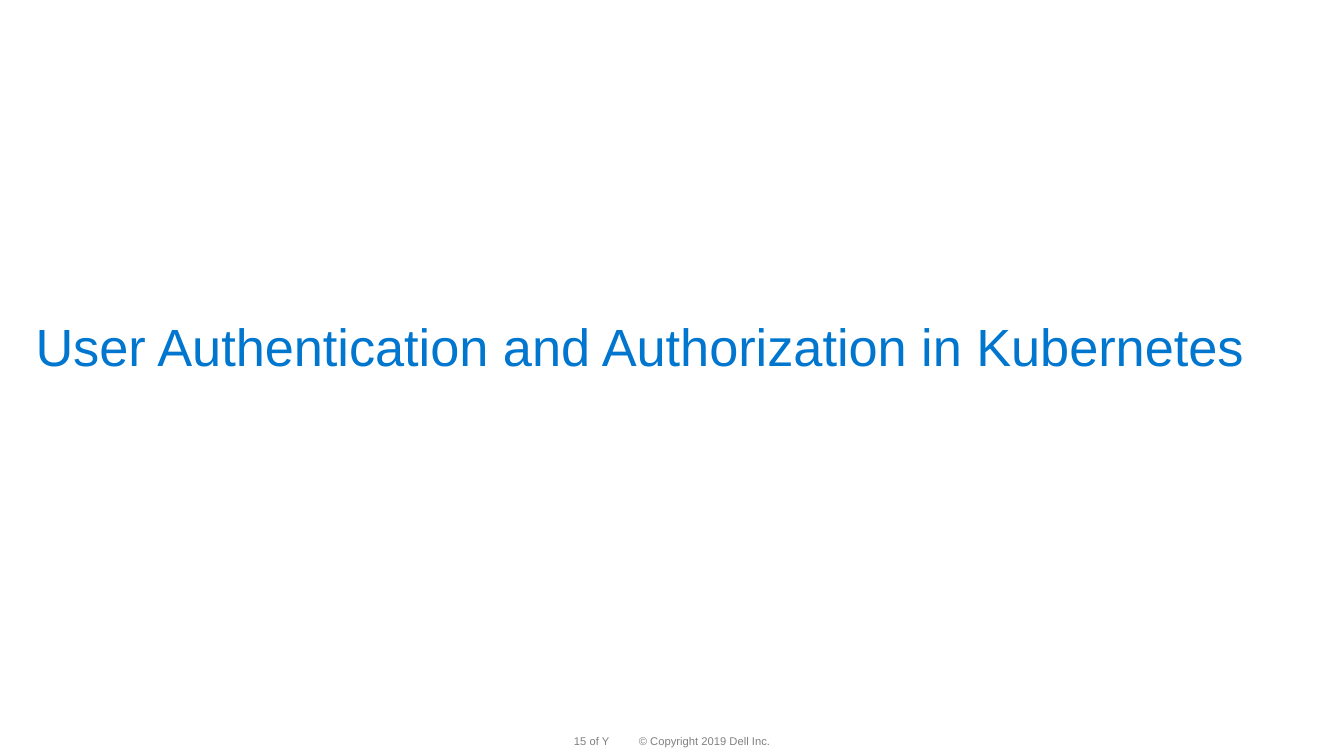
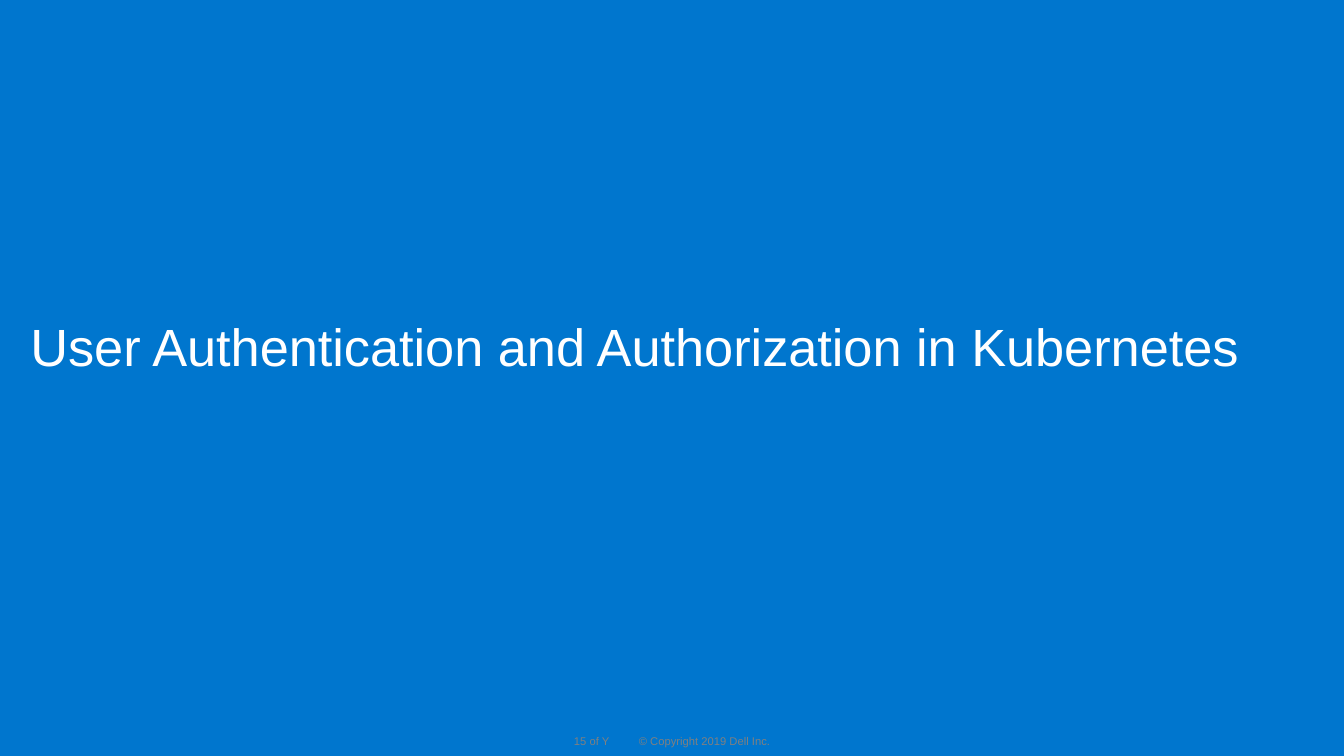
Before and after one commit to dteskubernetesworkshop/spring-boot-k8s-workshop, a slide deck: slide 15 of slides/k8 workshop deck-Day-3 -v 1.0.pptx. Drawn at 1344x756 pixels with LibreOffice and Linux fonts; fonts in the diff are those of the drawing; background and template pictures are left out. Boxes give left, top, right and bottom in pixels: in the first picture for what was removed or moved away, otherwise in the second. Text is boxed around its words. In the diff, an @@ line names an element or a change of style, - is before the commit and + after.

```diff
--- a/slides/k8 workshop deck-Day-3 -v 1.0.pptx
+++ b/slides/k8 workshop deck-Day-3 -v 1.0.pptx
@@ background #FFFFFF to #0076CE @@
@@ text "User Authentication and Authorization in ..." at bbox=[30, 328, 1238, 367]: text colour #0076CE to #FFFFFF @@
```
Also in this commit, not shown: 6 other slides changed, 2 slides added, 2 slides removed, 1 other file.
